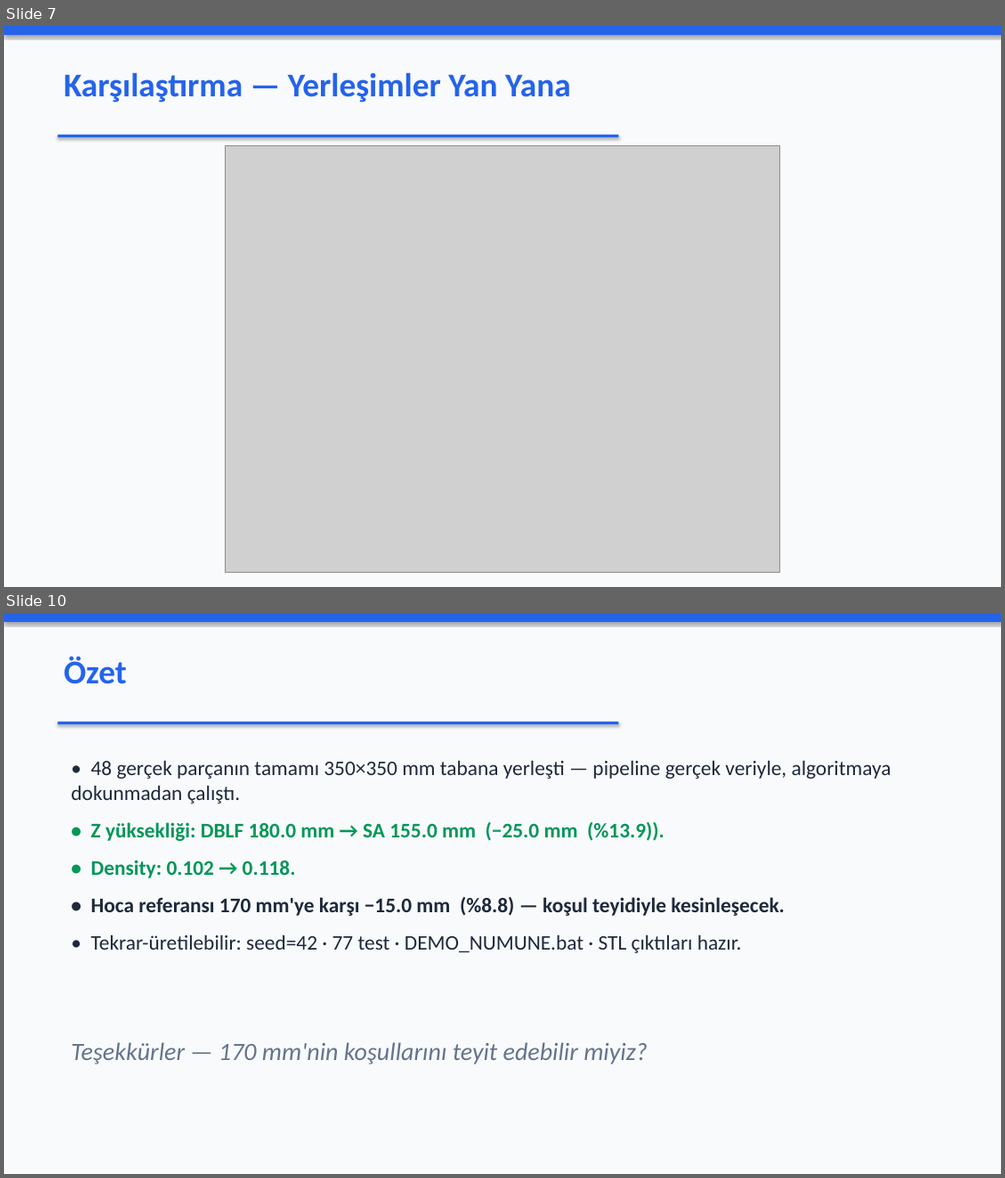
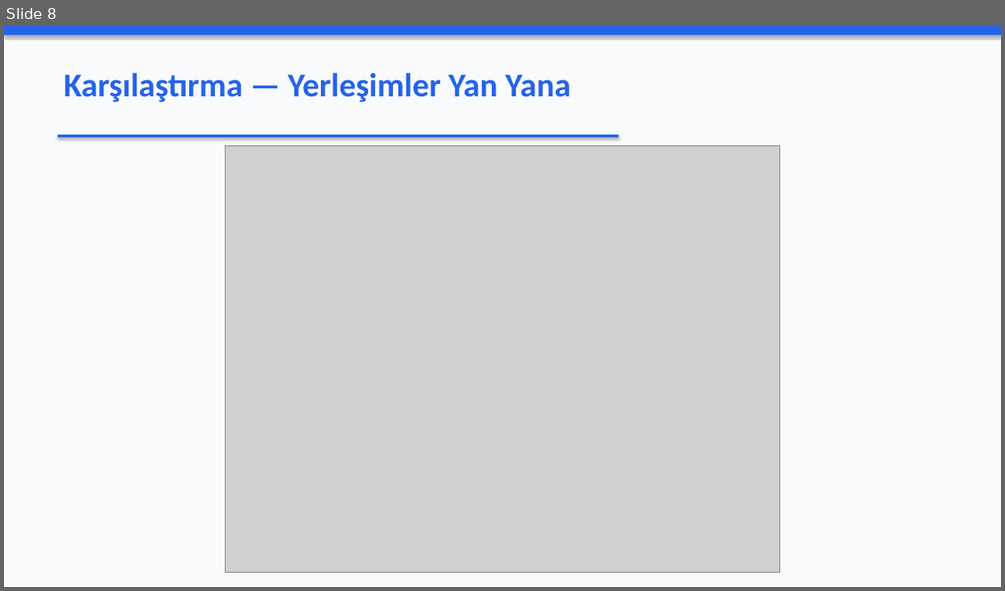
Before and after one commit to Eren845205/ie488-3d-nesting, a slide deck: SUNUM_NUMUNE.pptx. Shown one above the other, each under a label of ours: slides 7 and 10 before the commit, slide 8 after it; the slides between them are not shown. The pictures are 1005x1178 and 1005x591 pixels, drawn with LibreOffice and Linux fonts; fonts in the diff are those of the drawing; grey boxes stand for pictures. Boxes give left, top, right and bottom in pixels: in the first picture for what was removed or moved away, otherwise in the second. Text is boxed around its words. In the diff, an @@ line names an element or a change of style, - is before the commit and + after.

```diff
--- a/SUNUM_NUMUNE.pptx
+++ b/SUNUM_NUMUNE.pptx
@@ slide 10 removed at [4,613,1001,1174], background #F8FAFC @@
@@ rectangle removed at [4,613,1001,622] @@
@@ text removed at [64,656,127,684] @@
-Özet
@@ rectangle removed at [57,722,619,724] @@
@@ text removed at [71,760,891,953] @@
-• 48 gerçek parçanın tamamı 350×350 mm tabana yerleşti — pipeline gerçek veriyle, algoritmaya dokunmadan çalıştı.
-• Z yüksekliği: DBLF 180.0 mm → SA 155.0 mm (−25.0 mm (%13.9)).
-• Density: 0.102 → 0.118.
-• Hoca referansı 170 mm'ye karşı −15.0 mm (%8.8) — koşul teyidiyle kesinleşecek.
-• Tekrar-üretilebilir: seed=42 · 77 test · DEMO_NUMUNE.bat · STL çıktıları hazır.
@@ text removed at [71,1042,647,1064] @@
-Teşekkürler — 170 mm'nin koşullarını teyit edebilir miyiz?
@@ what was slide 7 is now slide 8 @@
```
Also in this commit, not shown: 6 slides changed, 6 slides added, 2 other slides removed, 16 other files.
